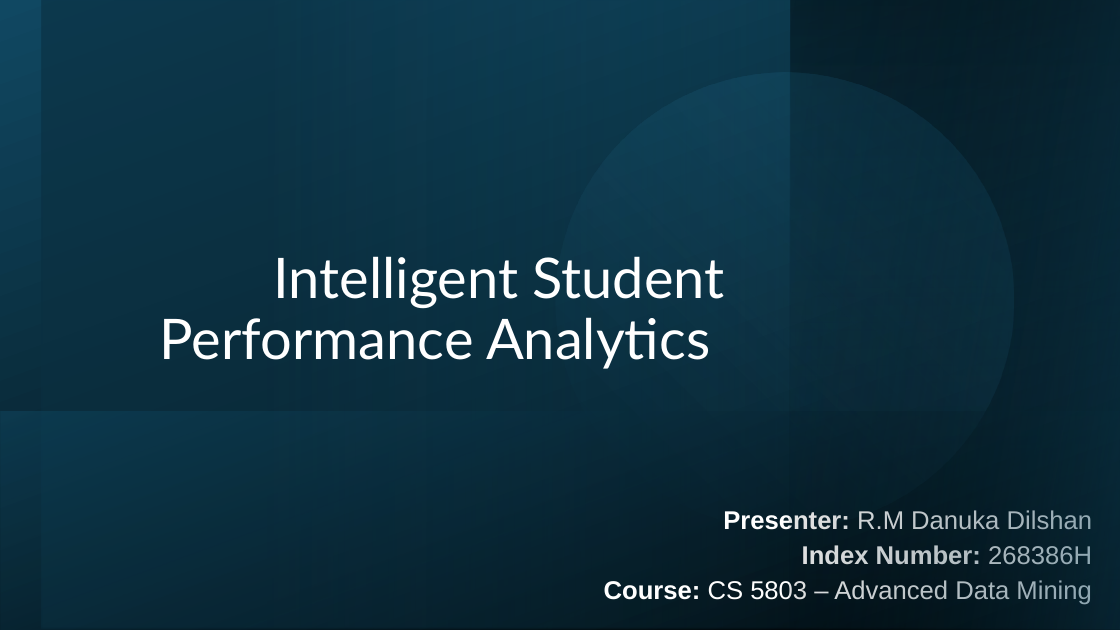
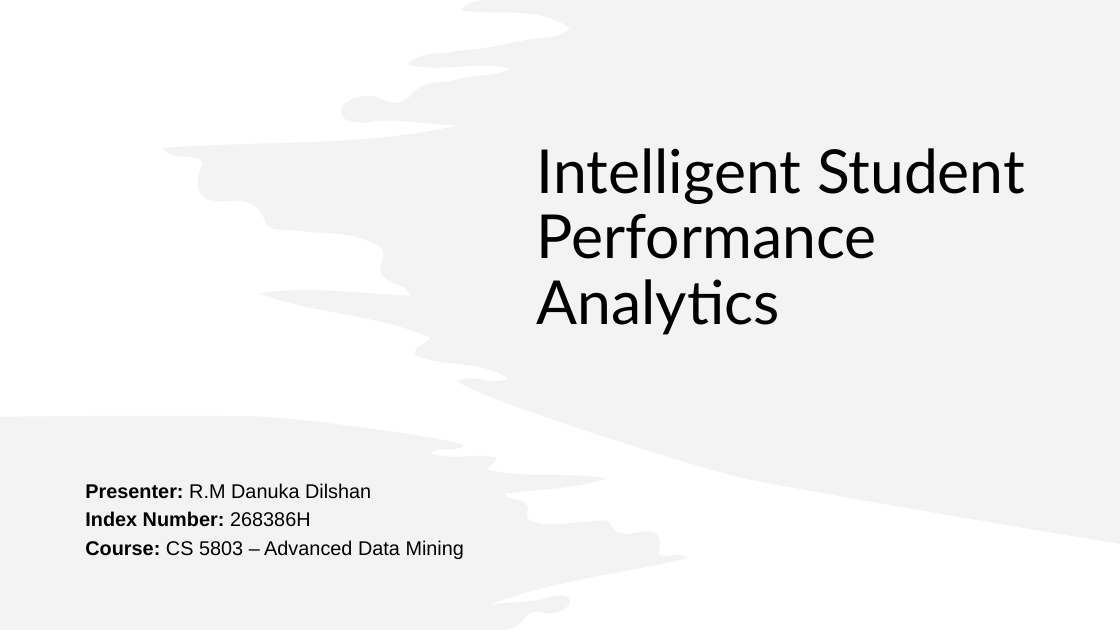
Before and after one commit to DanukaDilshann/Data-Mining, a slide deck: slide 1 of Intelligent Student Performance Analytics.pptx. Drawn at 1120x630 pixels with LibreOffice and Linux fonts; fonts in the diff are those of the drawing. Boxes give left, top, right and bottom in pixels: in the first picture for what was removed or moved away, otherwise in the second. Text is boxed around its words. In the diff, an @@ line names an element or a change of style, - is before the commit and + after.

```diff
--- a/Intelligent Student Performance Analytics.pptx
+++ b/Intelligent Student Performance Analytics.pptx
@@ rectangle removed at (0,0,1120,630) @@
@@ rectangle removed at (42,0,1120,628) @@
@@ freeform shape added at (162,0,1120,544), fill #E8E8E8 at 50% opacity @@
@@ ellipse removed at (503,20,1067,582) @@
@@ rectangle removed at (790,0,1120,630) @@
@@ rectangle removed at (791,0,1120,630) @@
@@ title "Intelligent Student Performance Analytics": place and size @@
-title "Intelligent Student Performance Analytics" at (160,256,725,369)
+title "Intelligent Student Performance Analytics" at (537,148,1025,335)
@@ title "Intelligent Student Performance Analytics" at (537,148,1025,335): size 48 to 52 pt, text colour #FFFFFF to #000000; alignment right to left; vertical alignment bottom to middle @@
@@ freeform shape added at (0,312,693,630), fill #E8E8E8 at 50% opacity @@
@@ rectangle removed at (1,412,1120,630) @@
@@ subtitle "Presenter: R.M Danuka Dilshan": place and size @@
-subtitle "Presenter: R.M Danuka Dilshan" at (604,510,1092,605)
+subtitle "Presenter: R.M Danuka Dilshan" at (85,483,464,559)
@@ subtitle "Presenter: R.M Danuka Dilshan" at (85,483,464,559): size 22 to 17 pt, text colour #FFFFFF to #000000; alignment right to left; vertical alignment top to middle @@
```
Also in this commit, not shown: 7 other slides changed.
